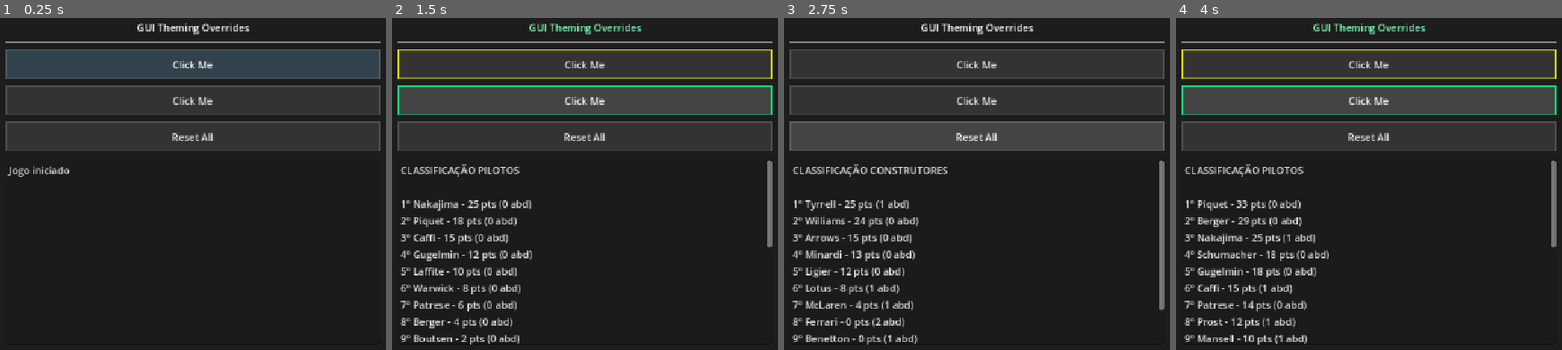
Above: before the commit, frames 1-4 (left to right).
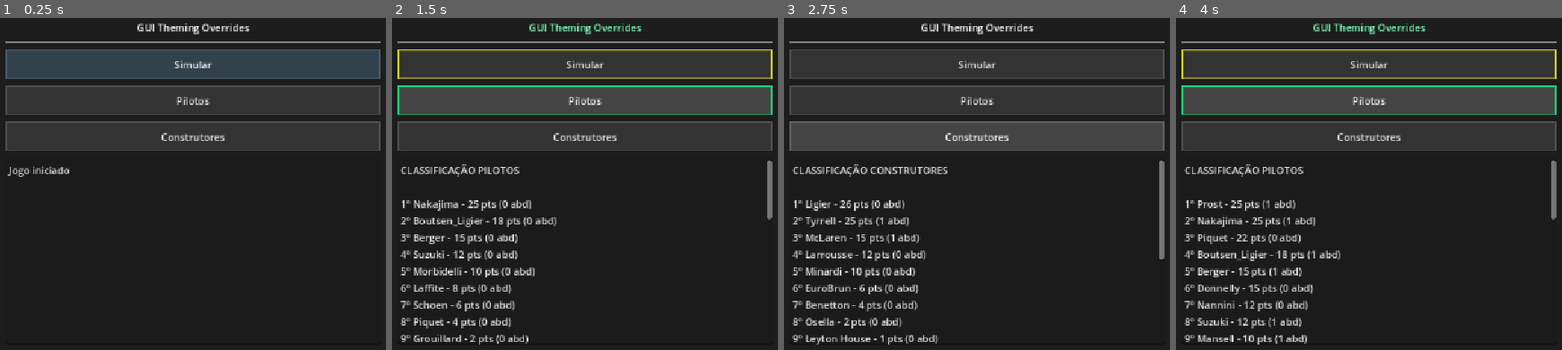
Above: after the commit, the same moments.

Repository: daniloadventista/gui-racing-manager
Game: Godot game, scene res://test.tscn
Two runs of this game, one before a commit and one after it. Both use one fixed random seed, a clock stepped at 60 frames per second and the inputs below.
Inputs:
- Up to frame 1 (0.25 s): no input
- Up to frame 2 (1.5 s): click "Click Me" (after the commit: "Simular") at 0.5 s; click "Click Me" (after the commit: "Pilotos") at 1.25 s
- Up to frame 3 (2.75 s): click "Reset All" (after the commit: "Construtores") at 2 s
- Up to frame 4 (4 s): click "Click Me" (after the commit: "Simular") at 2.75 s; click "Click Me" (after the commit: "Pilotos") at 3.5 s

The runs differ from the first frame. In frame 1, 0.5% of the frame differs, in the area x 41-59%, y 12-38%; in frame 2, 4.3%; in frame 3, 4.9%, in the area x 5-99%, y 12-99%; in frame 4, 4.5%.

Commit message:
Noticias e pilotos

Diff:
--- a/test.gd
+++ b/test.gd
@@ -13,50 +13,85 @@
 var corrida_atual = 1
 var total_corridas = 12
 
+var noticias = []
+
+var recorde_vitorias = 0
+var recordista_vitorias = ""
+
+var recorde_abandonos = 0
+var recordista_abandonos = ""
+
 var pontuacao = [25,18,15,12,10,8,6,4,2,1]
 var construtores = {
-	"McLaren":{"pontos":0,"abandonos":0},
-	"Ferrari":{"pontos":0,"abandonos":0},
-	"Williams":{"pontos":0,"abandonos":0},
-	"Benetton":{"pontos":0,"abandonos":0},
-	"Tyrrell":{"pontos":0,"abandonos":0},
-	"Lotus":{"pontos":0,"abandonos":0},
-	"Ligier":{"pontos":0,"abandonos":0},
-	"Arrows":{"pontos":0,"abandonos":0},
-	"Minardi":{"pontos":0,"abandonos":0},
-	"Larrousse":{"pontos":0,"abandonos":0}
+
+	"McLaren":{"pontos":0,"abandonos":0,"vitorias":0,"podios":0,"corridas":0},
+	"Ferrari":{"pontos":0,"abandonos":0,"vitorias":0,"podios":0,"corridas":0},
+	"Williams":{"pontos":0,"abandonos":0,"vitorias":0,"podios":0,"corridas":0},
+	"Benetton":{"pontos":0,"abandonos":0,"vitorias":0,"podios":0,"corridas":0},
+	"Tyrrell":{"pontos":0,"abandonos":0,"vitorias":0,"podios":0,"corridas":0},
+	"Lotus":{"pontos":0,"abandonos":0,"vitorias":0,"podios":0,"corridas":0},
+	"Leyton House":{"pontos":0,"abandonos":0,"vitorias":0,"podios":0,"corridas":0},
+	"Ligier":{"pontos":0,"abandonos":0,"vitorias":0,"podios":0,"corridas":0},
+	"Arrows":{"pontos":0,"abandonos":0,"vitorias":0,"podios":0,"corridas":0},
+	"Minardi":{"pontos":0,"abandonos":0,"vitorias":0,"podios":0,"corridas":0},
+	"Larrousse":{"pontos":0,"abandonos":0,"vitorias":0,"podios":0,"corridas":0},
+	"AGS":{"pontos":0,"abandonos":0,"vitorias":0,"podios":0,"corridas":0},
+	"Osella":{"pontos":0,"abandonos":0,"vitorias":0,"podios":0,"corridas":0},
+	"EuroBrun":{"pontos":0,"abandonos":0,"vitorias":0,"podios":0,"corridas":0},
+	"Coloni":{"pontos":0,"abandonos":0,"vitorias":0,"podios":0,"corridas":0},
+	"Life":{"pontos":0,"abandonos":0,"vitorias":0,"podios":0,"corridas":0},
+	"Onyx":{"pontos":0,"abandonos":0,"vitorias":0,"podios":0,"corridas":0}
 }
 var pilotos = [
 
-{"nome":"Senna","equipe":"McLaren","velocidade":95,"consistencia":92,"agressividade":90,"motor":95,"cambio":94,"pontos":0,"abandonos":0},
-{"nome":"Berger","equipe":"McLaren","velocidade":88,"consistencia":86,"agressividade":80,"motor":92,"cambio":92,"pontos":0,"abandonos":0},
-
-{"nome":"Prost","equipe":"Ferrari","velocidade":94,"consistencia":96,"agressividade":60,"motor":95,"cambio":95,"pontos":0,"abandonos":0},
-{"nome":"Mansell","equipe":"Ferrari","velocidade":91,"consistencia":84,"agressividade":88,"motor":90,"cambio":91,"pontos":0,"abandonos":0},
-
-{"nome":"Piquet","equipe":"Williams","velocidade":92,"consistencia":90,"agressividade":75,"motor":94,"cambio":94,"pontos":0,"abandonos":0},
-{"nome":"Patrese","equipe":"Williams","velocidade":85,"consistencia":88,"agressividade":70,"motor":93,"cambio":93,"pontos":0,"abandonos":0},
-
-{"nome":"Schumacher","equipe":"Benetton","velocidade":90,"consistencia":82,"agressividade":95,"motor":91,"cambio":91,"pontos":0,"abandonos":0},
-{"nome":"Brundle","equipe":"Benetton","velocidade":84,"consistencia":86,"agressividade":72,"motor":91,"cambio":91,"pontos":0,"abandonos":0},
-
-{"nome":"Alesi","equipe":"Tyrrell","velocidade":89,"consistencia":80,"agressividade":92,"motor":87,"cambio":88,"pontos":0,"abandonos":0},
-{"nome":"Nakajima","equipe":"Tyrrell","velocidade":77,"consistencia":82,"agressividade":65,"motor":87,"cambio":88,"pontos":0,"abandonos":0},
-
-{"nome":"Herbert","equipe":"Lotus","velocidade":82,"consistencia":79,"agressividade":82,"motor":85,"cambio":85,"pontos":0,"abandonos":0},
-{"nome":"Warwick","equipe":"Lotus","velocidade":80,"consistencia":84,"agressividade":70,"motor":85,"cambio":85,"pontos":0,"abandonos":0},
-
-{"nome":"Boutsen","equipe":"Ligier","velocidade":81,"consistencia":85,"agressividade":68,"motor":86,"cambio":86,"pontos":0,"abandonos":0},
-{"nome":"Laffite","equipe":"Ligier","velocidade":79,"consistencia":83,"agressividade":65,"motor":86,"cambio":86,"pontos":0,"abandonos":0},
-
-{"nome":"Caffi","equipe":"Arrows","velocidade":78,"consistencia":80,"agressividade":75,"motor":84,"cambio":84,"pontos":0,"abandonos":0},
-{"nome":"Suzuki","equipe":"Arrows","velocidade":75,"consistencia":78,"agressividade":70,"motor":84,"cambio":84,"pontos":0,"abandonos":0},
-
-{"nome":"Morbidelli","equipe":"Minardi","velocidade":74,"consistencia":79,"agressividade":68,"motor":82,"cambio":82,"pontos":0,"abandonos":0},
-{"nome":"Gugelmin","equipe":"Minardi","velocidade":76,"consistencia":81,"agressividade":72,"motor":82,"cambio":82,"pontos":0,"abandonos":0},
-
-{"nome":"Bernard","equipe":"Larrousse","velocidade":73,"consistencia":77,"agressividade":67,"motor":80,"cambio":80,"pontos":0,"abandonos":0},
-{"nome":"Gachot","equipe":"Larrousse","velocidade":72,"consistencia":76,"agressividade":69,"motor":80,"cambio":80,"pontos":0,"abandonos":0}
+{"idade":30,"potencial":99,"nome":"Senna","equipe":"McLaren","velocidade":98,"consistencia":95,"agressividade":92,"motor":95,"cambio":94,"pontos":0,"abandonos":0,"vitorias":16,"vitorias_seguidas":0,"titulos":2,"podios":41,"corridas":96},
+{"idade":31,"potencial":90,"nome":"Berger","equipe":"McLaren","velocidade":90,"consistencia":88,"agressividade":82,"motor":92,"cambio":92,"pontos":0,"abandonos":0,"vitorias":4,"vitorias_seguidas":0,"titulos":0,"podios":20,"corridas":100},
+
+{"idade":35,"potencial":98,"nome":"Prost","equipe":"Ferrari","velocidade":97,"consistencia":99,"agressividade":55,"motor":95,"cambio":95,"pontos":0,"abandonos":0,"vitorias":51,"vitorias_seguidas":0,"titulos":3,"podios":95,"corridas":160},
+{"idade":37,"potencial":92,"nome":"Mansell","equipe":"Ferrari","velocidade":94,"consistencia":85,"agressividade":90,"motor":90,"cambio":91,"pontos":0,"abandonos":0,"vitorias":14,"vitorias_seguidas":0,"titulos":0,"podios":35,"corridas":150},
+
+{"idade":38,"potencial":94,"nome":"Piquet","equipe":"Benetton","velocidade":93,"consistencia":92,"agressividade":70,"motor":93,"cambio":93,"pontos":0,"abandonos":0,"vitorias":23,"vitorias_seguidas":0,"titulos":3,"podios":60,"corridas":180},
+{"idade":29,"potencial":88,"nome":"Nannini","equipe":"Benetton","velocidade":89,"consistencia":86,"agressividade":84,"motor":92,"cambio":92,"pontos":0,"abandonos":0,"vitorias":1,"vitorias_seguidas":0,"titulos":0,"podios":9,"corridas":60},
+
+{"idade":36,"potencial":84,"nome":"Patrese","equipe":"Williams","velocidade":86,"consistencia":89,"agressividade":68,"motor":92,"cambio":92,"pontos":0,"abandonos":0,"vitorias":4,"vitorias_seguidas":0,"titulos":0,"podios":20,"corridas":180},
+{"idade":29,"potencial":88,"nome":"Boutsen","equipe":"Williams","velocidade":88,"consistencia":87,"agressividade":72,"motor":92,"cambio":92,"pontos":0,"abandonos":0,"vitorias":2,"vitorias_seguidas":0,"titulos":0,"podios":12,"corridas":80},
+
+{"idade":26,"potencial":95,"nome":"Alesi","equipe":"Tyrrell","velocidade":91,"consistencia":80,"agressividade":94,"motor":87,"cambio":88,"pontos":0,"abandonos":0,"vitorias":0,"vitorias_seguidas":0,"titulos":0,"podios":2,"corridas":15},
+{"idade":37,"potencial":75,"nome":"Nakajima","equipe":"Tyrrell","velocidade":77,"consistencia":82,"agressividade":65,"motor":87,"cambio":88,"pontos":0,"abandonos":0,"vitorias":0,"vitorias_seguidas":0,"titulos":0,"podios":0,"corridas":70},
+
+{"idade":36,"potencial":80,"nome":"Warwick","equipe":"Lotus","velocidade":81,"consistencia":85,"agressividade":70,"motor":85,"cambio":85,"pontos":0,"abandonos":0,"vitorias":0,"vitorias_seguidas":0,"titulos":0,"podios":4,"corridas":140},
+{"idade":34,"potencial":78,"nome":"Donnelly","equipe":"Lotus","velocidade":80,"consistencia":80,"agressividade":78,"motor":85,"cambio":85,"pontos":0,"abandonos":0,"vitorias":0,"vitorias_seguidas":0,"titulos":0,"podios":0,"corridas":10},
+
+{"idade":29,"potencial":82,"nome":"Capelli","equipe":"Leyton House","velocidade":84,"consistencia":82,"agressividade":76,"motor":88,"cambio":88,"pontos":0,"abandonos":0,"vitorias":0,"vitorias_seguidas":0,"titulos":0,"podios":1,"corridas":70},
+{"idade":30,"potencial":80,"nome":"Gugelmin","equipe":"Leyton House","velocidade":82,"consistencia":81,"agressividade":72,"motor":88,"cambio":88,"pontos":0,"abandonos":0,"vitorias":0,"vitorias_seguidas":0,"titulos":0,"podios":0,"corridas":60},
+
+{"idade":34,"potencial":84,"nome":"Alboreto","equipe":"Arrows","velocidade":84,"consistencia":86,"agressividade":68,"motor":84,"cambio":84,"pontos":0,"abandonos":0,"vitorias":5,"vitorias_seguidas":0,"titulos":0,"podios":23,"corridas":170},
+{"idade":27,"potencial":80,"nome":"Caffi","equipe":"Arrows","velocidade":79,"consistencia":81,"agressividade":75,"motor":84,"cambio":84,"pontos":0,"abandonos":0,"vitorias":0,"vitorias_seguidas":0,"titulos":0,"podios":0,"corridas":50},
+
+{"idade":31,"potencial":82,"nome":"Martini","equipe":"Minardi","velocidade":79,"consistencia":83,"agressividade":70,"motor":82,"cambio":82,"pontos":0,"abandonos":0,"vitorias":0,"vitorias_seguidas":0,"titulos":0,"podios":0,"corridas":70},
+{"idade":23,"potencial":85,"nome":"Morbidelli","equipe":"Minardi","velocidade":76,"consistencia":80,"agressividade":68,"motor":82,"cambio":82,"pontos":0,"abandonos":0,"vitorias":0,"vitorias_seguidas":0,"titulos":0,"podios":0,"corridas":5},
+
+{"idade":34,"potencial":78,"nome":"Laffite","equipe":"Ligier","velocidade":79,"consistencia":84,"agressividade":62,"motor":86,"cambio":86,"pontos":0,"abandonos":0,"vitorias":6,"vitorias_seguidas":0,"titulos":0,"podios":32,"corridas":170},
+{"idade":29,"potencial":80,"nome":"Boutsen_Ligier","equipe":"Ligier","velocidade":80,"consistencia":82,"agressividade":68,"motor":86,"cambio":86,"pontos":0,"abandonos":0,"vitorias":0,"vitorias_seguidas":0,"titulos":0,"podios":0,"corridas":20},
+
+{"idade":29,"potencial":82,"nome":"Alliot","equipe":"Larrousse","velocidade":82,"consistencia":80,"agressividade":76,"motor":84,"cambio":84,"pontos":0,"abandonos":0,"vitorias":0,"vitorias_seguidas":0,"titulos":0,"podios":0,"corridas":50},
+{"idade":34,"potencial":80,"nome":"Suzuki","equipe":"Larrousse","velocidade":79,"consistencia":81,"agressividade":70,"motor":84,"cambio":84,"pontos":0,"abandonos":0,"vitorias":0,"vitorias_seguidas":0,"titulos":0,"podios":0,"corridas":40},
+
+{"idade":31,"potencial":74,"nome":"Tarquini","equipe":"AGS","velocidade":75,"consistencia":82,"agressividade":68,"motor":78,"cambio":78,"pontos":0,"abandonos":0,"vitorias":0,"vitorias_seguidas":0,"titulos":0,"podios":0,"corridas":30},
+{"idade":28,"potencial":72,"nome":"Dalmas","equipe":"AGS","velocidade":74,"consistencia":76,"agressividade":72,"motor":78,"cambio":78,"pontos":0,"abandonos":0,"vitorias":0,"vitorias_seguidas":0,"titulos":0,"podios":0,"corridas":20},
+
+{"idade":30,"potencial":70,"nome":"Grouillard","equipe":"Osella","velocidade":72,"consistencia":74,"agressividade":74,"motor":77,"cambio":77,"pontos":0,"abandonos":0,"vitorias":0,"vitorias_seguidas":0,"titulos":0,"podios":0,"corridas":15},
+{"idade":33,"potencial":74,"nome":"Caffi_Osella","equipe":"Osella","velocidade":76,"consistencia":80,"agressividade":72,"motor":77,"cambio":77,"pontos":0,"abandonos":0,"vitorias":0,"vitorias_seguidas":0,"titulos":0,"podios":0,"corridas":50},
+
+{"idade":28,"potencial":70,"nome":"Modena","equipe":"EuroBrun","velocidade":74,"consistencia":75,"agressividade":78,"motor":75,"cambio":75,"pontos":0,"abandonos":0,"vitorias":0,"vitorias_seguidas":0,"titulos":0,"podios":0,"corridas":20},
+{"idade":31,"potencial":68,"nome":"Schoen","equipe":"EuroBrun","velocidade":70,"consistencia":72,"agressividade":65,"motor":75,"cambio":75,"pontos":0,"abandonos":0,"vitorias":0,"vitorias_seguidas":0,"titulos":0,"podios":0,"corridas":10},
+
+{"idade":28,"potencial":68,"nome":"Gachot","equipe":"Coloni","velocidade":73,"consistencia":76,"agressividade":70,"motor":74,"cambio":74,"pontos":0,"abandonos":0,"vitorias":0,"vitorias_seguidas":0,"titulos":0,"podios":0,"corridas":35},
+{"idade":31,"potencial":64,"nome":"Ravaglia","equipe":"Coloni","velocidade":68,"consistencia":70,"agressividade":66,"motor":74,"cambio":74,"pontos":0,"abandonos":0,"vitorias":0,"vitorias_seguidas":0,"titulos":0,"podios":0,"corridas":10},
+
+{"idade":30,"potencial":55,"nome":"Rosset_Life","equipe":"Life","velocidade":55,"consistencia":60,"agressividade":60,"motor":45,"cambio":50,"pontos":0,"abandonos":0,"vitorias":0,"vitorias_seguidas":0,"titulos":0,"podios":0,"corridas":0},
+{"idade":32,"potencial":70,"nome":"Johansson","equipe":"Onyx","velocidade":77,"consistencia":82,"agressividade":68,"motor":80,"cambio":80,"pontos":0,"abandonos":0,"vitorias":0,"vitorias_seguidas":0,"titulos":0,"podios":12,"corridas":100}
+
 ]
 
 func _ready():
@@ -98,6 +133,8 @@
 	var resultado_corrida = []
 	if corrida_atual > total_corridas:
 
+		finalizar_temporada()
+
 		resultado.text = "TEMPORADA ENCERRADA\n\nClique em Ver Classificação"
 
 		return
@@ -163,8 +200,24 @@
 		var piloto = resultado_corrida[i].ref
 
 		piloto.pontos += pontuacao[i]
+		piloto.corridas += 1
+		if i == 0:
+
+			piloto.vitorias += 1
+			piloto.vitorias_seguidas += 1
+
+			if piloto.vitorias_seguidas == 5:
+
+				noticias.append(
+					piloto.nome +
+					" vive uma sequência histórica de 5 vitórias consecutivas."
+				)
+		if i < 3:
+			piloto.podios += 1
 
 		construtores[piloto.equipe].pontos += pontuacao[i]
+		if i == 0:
+			piloto.vitorias += 1
 
 	var texto = ""
 
@@ -224,7 +277,7 @@
 	for equipe in construtores:
 
 		ranking_construtores.append({
-			"nome": equipe,
+			"idade":25,"potencial":90, "nome": equipe,
 			"pontos": construtores[equipe].pontos,
 			"abandonos": construtores[equipe].abandonos
 		})
@@ -254,11 +307,80 @@
 
 		texto += "\n"
 	resultado.text = texto
+	gerar_noticias()
+	if noticias.size() > 0:
+
+		texto += "\n\nNOTÍCIAS\n\n"
+
+		for noticia in noticias:
+
+			texto += "- "
+			texto += noticia
+			texto += "\n"
+
+		resultado.text = texto
+
+	for piloto in pilotos:
+		if piloto != resultado_corrida[0].ref:
+			piloto.vitorias_seguidas = 0
 
 	corrida_atual += 1
 
 	print(texto)
 
+func finalizar_temporada():
+
+	var campeonato = pilotos.duplicate()
+
+	campeonato.sort_custom(func(a,b):
+		return a.pontos > b.pontos
+	)
+
+	var campeao = campeonato[0]
+
+	if campeao.titulos == 0:
+
+		noticias.append(
+			campeao.nome +
+			" conquista o primeiro campeonato da carreira."
+		)
+
+	campeao.titulos += 1
+
+	for piloto in pilotos:
+
+		piloto.idade += 1
+
+		if piloto.idade > 38:
+
+			noticias.append(
+				piloto.nome +
+				" anuncia aposentadoria."
+			)
+func gerar_noticias():
+	noticias.clear()
+	for piloto in pilotos:
+
+		if piloto.vitorias > recorde_vitorias:
+
+			recorde_vitorias = piloto.vitorias
+			recordista_vitorias = piloto.nome
+
+			noticias.append(
+				piloto.nome +
+				" se torna o novo recordista de vitórias com " +
+				str(piloto.vitorias)
+			)
+
+		if piloto.abandonos > recorde_abandonos and piloto.abandonos >= 3:
+
+			recorde_abandonos = piloto.abandonos
+			recordista_abandonos = piloto.nome
+
+			noticias.append(
+				piloto.nome +
+				" assume o recorde de abandonos da temporada."
+			)
 func mostrar_classificacao_pilotos():
 
 	var texto = "CLASSIFICAÇÃO PILOTOS\n\n"
@@ -315,7 +437,7 @@
 	for equipe in construtores:
 
 		ranking_construtores.append({
-			"nome": equipe,
+			"idade":25,"potencial":90, "nome": equipe,
 			"pontos": construtores[equipe].pontos,
 			"abandonos": construtores[equipe].abandonos
 		})
--- a/test.tscn
+++ b/test.tscn
@@ -91,17 +91,17 @@
 [node name="Button" type="Button" parent="Panel/MarginContainer/VBoxContainer" unique_id=1543937542]
 custom_minimum_size = Vector2(0, 48)
 layout_mode = 2
-text = "Click Me"
+text = "Simular"
 
 [node name="Button2" type="Button" parent="Panel/MarginContainer/VBoxContainer" unique_id=1309780039]
 custom_minimum_size = Vector2(0, 48)
 layout_mode = 2
-text = "Click Me"
+text = "Pilotos"
 
 [node name="ResetAllButton" type="Button" parent="Panel/MarginContainer/VBoxContainer" unique_id=1649128003]
 custom_minimum_size = Vector2(0, 48)
 layout_mode = 2
-text = "Reset All"
+text = "Construtores"
 
 [node name="Label2" type="TextEdit" parent="Panel/MarginContainer/VBoxContainer" unique_id=1639785506]
 custom_minimum_size = Vector2(600, 300)
